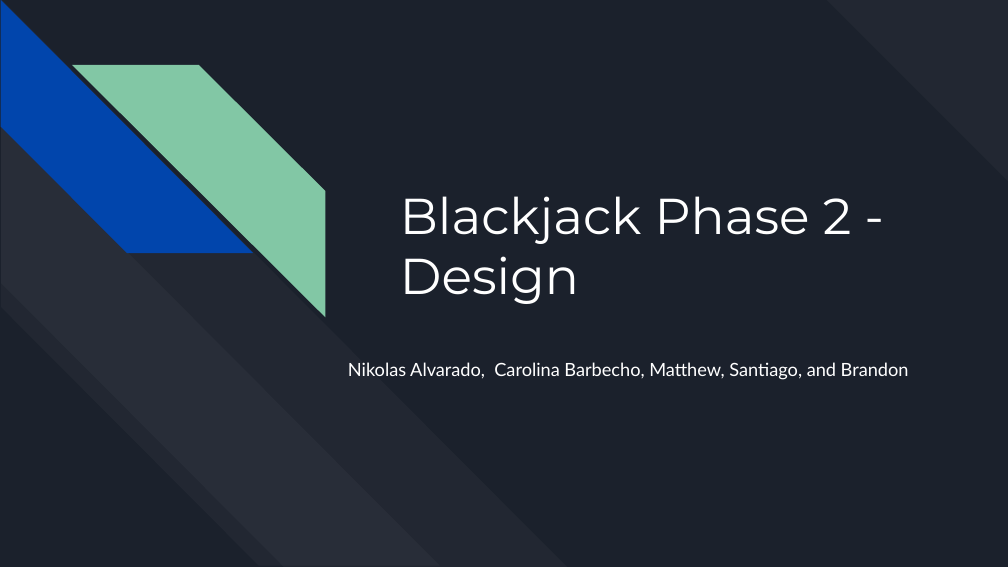
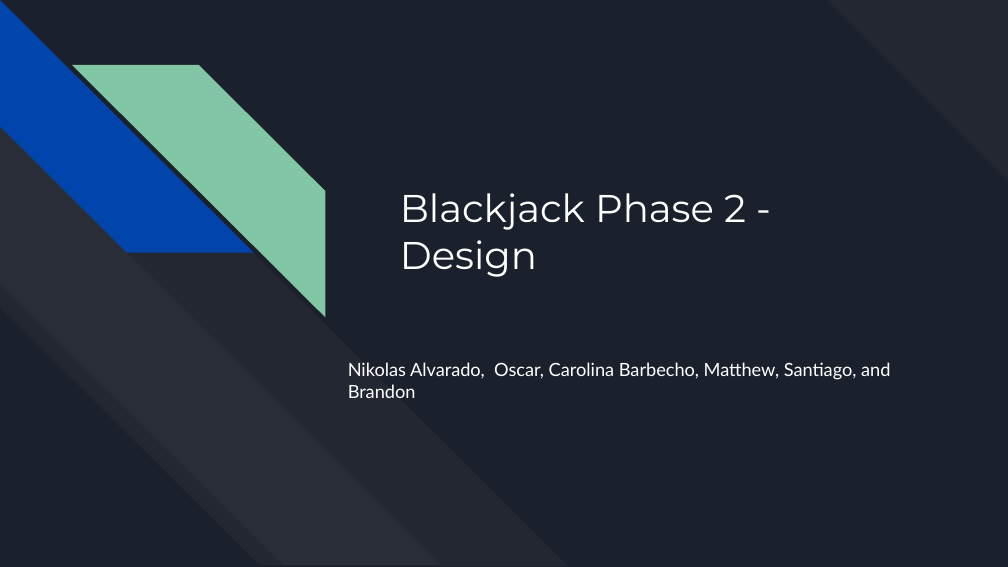
Before and after one commit to Barbecho90/Group5SoftwareEng, a slide deck: slide 1 of Phase 2/Blackjack Phase 2 Presentation.pptx. Drawn at 1008x567 pixels with LibreOffice and Linux fonts; fonts in the diff are those of the drawing. Boxes give left, top, right and bottom in pixels: in the first picture for what was removed or moved away, otherwise in the second. Text is boxed around its words. In the diff, an @@ line names an element or a change of style, - is before the commit and + after.

```diff
--- a/Phase 2/Blackjack Phase 2 Presentation.pptx
+++ b/Phase 2/Blackjack Phase 2 Presentation.pptx
@@ text at bbox=[400, 193, 746, 277]: text changed; size 36 to 27.6 pt @@
-Blackjack Phase 2 -
-Design
+Blackjack Phase 2 -
+Design
@@ text at bbox=[348, 362, 890, 398]: text changed @@
-Nikolas Alvarado, Carolina Barbecho, Matthew, Santiago, and Brandon
+Nikolas Alvarado, Oscar, Carolina Barbecho, Matthew, Santiago, and Brandon
```
Also in this commit, not shown: 8 other slides changed, 3 other files.
